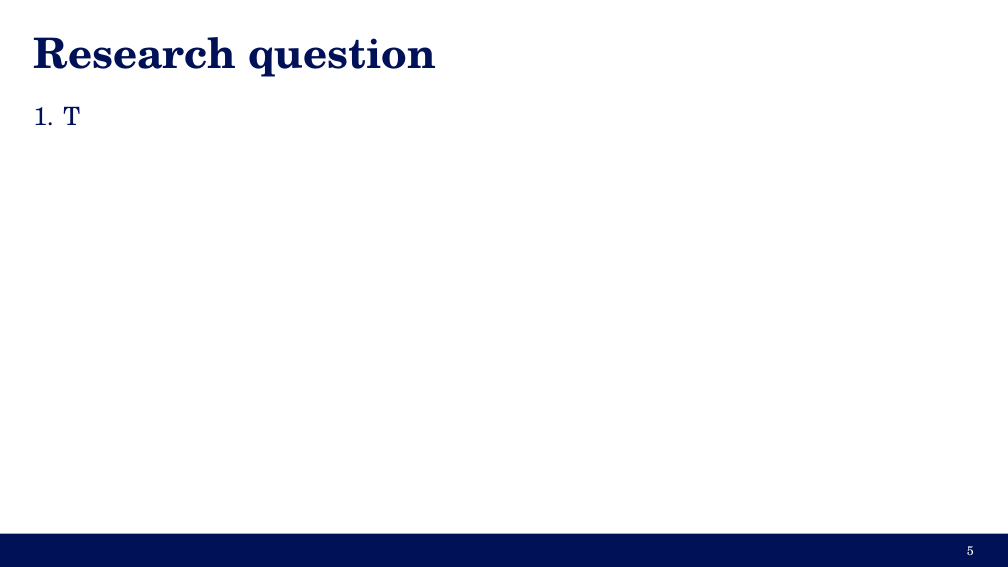
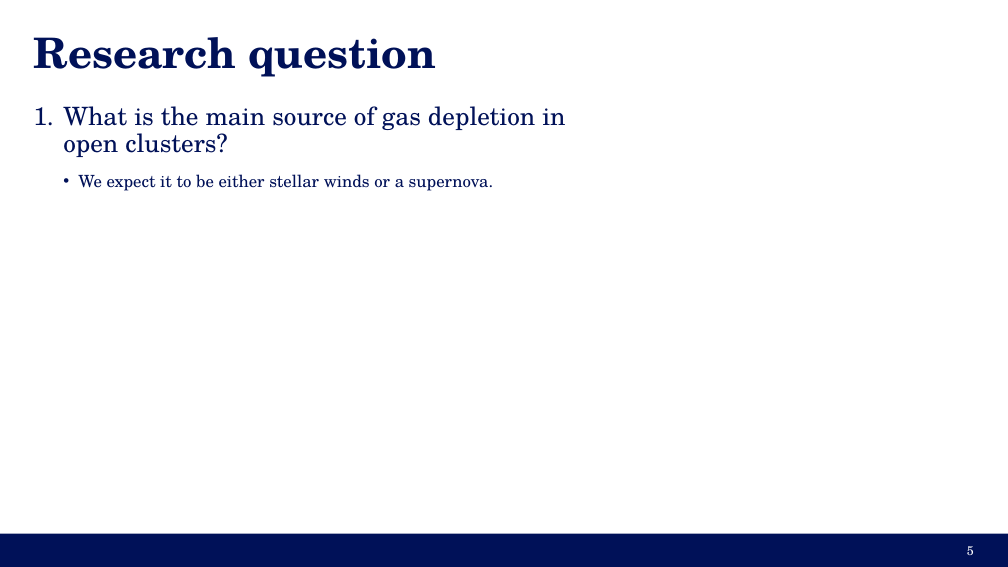
Before and after one commit to woutervantol/SMA, a slide deck: slide 5 of Presentation/Presentation.pptx. Drawn at 1008x567 pixels with LibreOffice and Linux fonts; fonts in the diff are those of the drawing; background and template pictures are left out. Boxes give left, top, right and bottom in pixels: in the first picture for what was removed or moved away, otherwise in the second. Text is boxed around its words. In the diff, an @@ line names an element or a change of style, - is before the commit and + after.

```diff
--- a/Presentation/Presentation.pptx
+++ b/Presentation/Presentation.pptx
@@ text at (x1=63, y1=106, x2=565, y2=191): text changed @@
-1. T
+1. What is the main source of gas depletion in
+   open clusters?
+  • We expect it to be either stellar winds or a supernova.
```
Also in this commit, not shown: 1 other slide changed.
